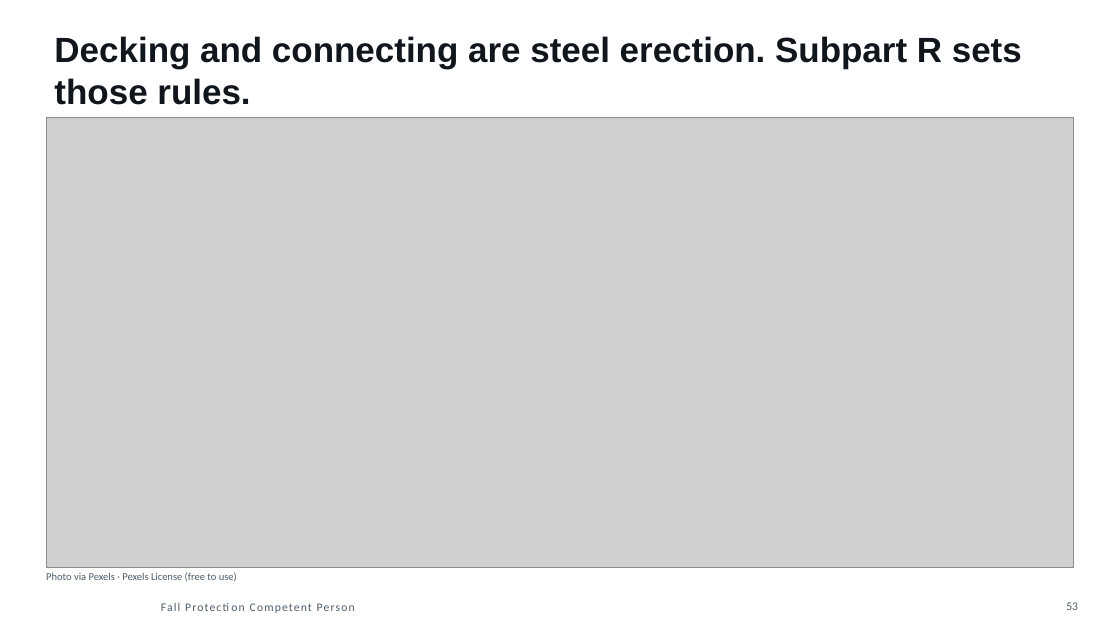
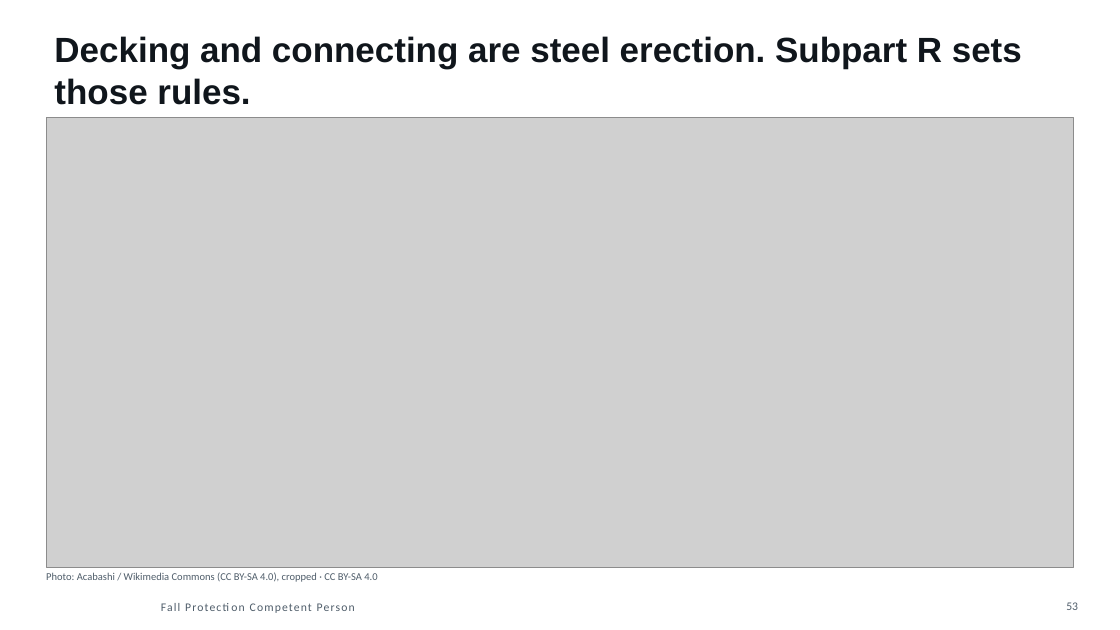
Before and after one commit to jeancastillo1983-max/index, a slide deck: slide 53 of deliverables/powerpoint/FPCP_M3_reading-the-site-where-falls-happen.pptx. Drawn at 1120x630 pixels with LibreOffice and Linux fonts; fonts in the diff are those of the drawing; grey boxes stand for pictures; background and template pictures are left out. Boxes give left, top, right and bottom in pixels: in the first picture for what was removed or moved away, otherwise in the second. Text is boxed around its words. In the diff, an @@ line names an element or a change of style, - is before the commit and + after.

```diff
--- a/deliverables/powerpoint/FPCP_M3_reading-the-site-where-falls-happen.pptx
+++ b/deliverables/powerpoint/FPCP_M3_reading-the-site-where-falls-happen.pptx
@@ text at (x1=46, y1=572, x2=377, y2=582): text changed @@
-Photo via Pexels · Pexels License (free to use)
+Photo: Acabashi / Wikimedia Commons (CC BY-SA 4.0), cropped · CC BY-SA 4.0
```
Also in this commit, not shown: 29 other files.
